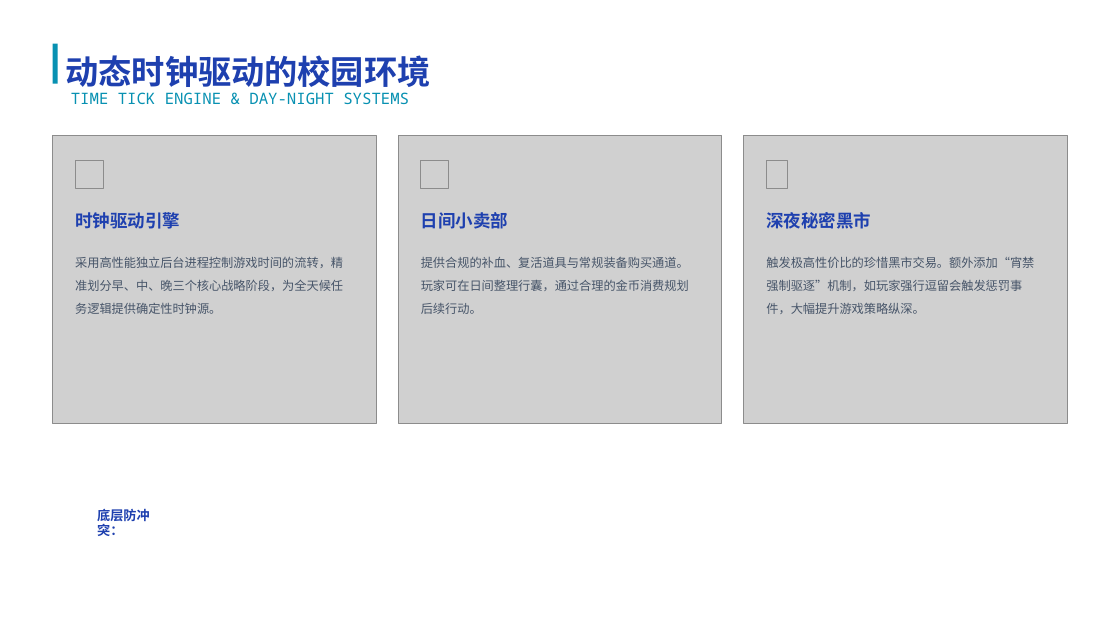
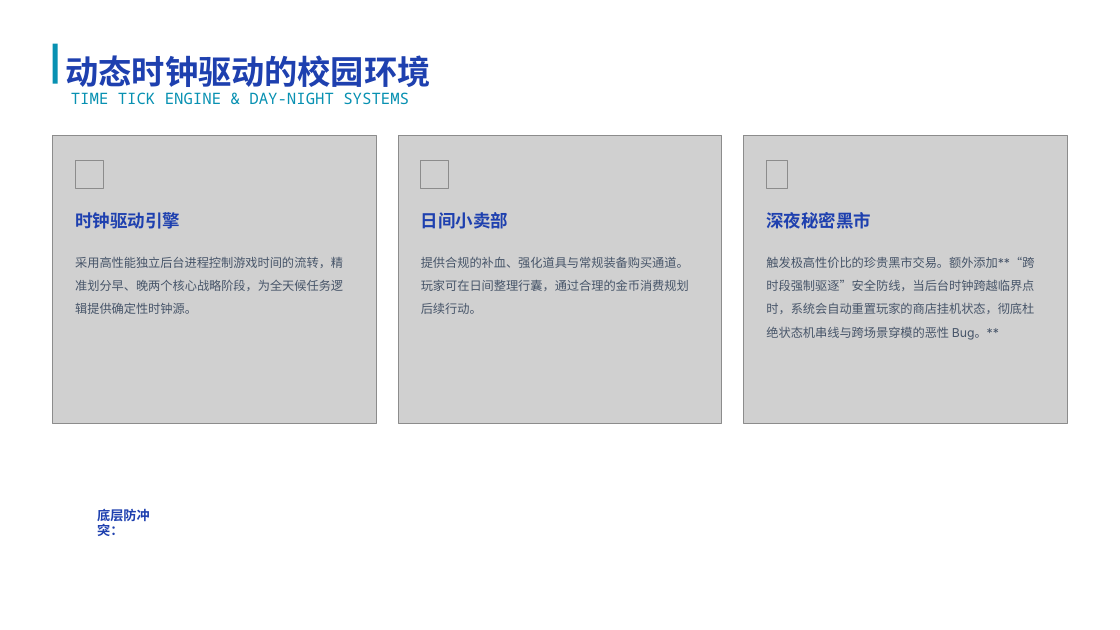
Before and after one commit to luqie0106/CampusRPG_Simultaneously, a slide deck: slide 6 of 校园RPG：大学生存物语项目答辩.pptx. Drawn at 1120x630 pixels with LibreOffice and Linux fonts; fonts in the diff are those of the drawing; grey boxes stand for pictures; background and template pictures are left out. Boxes give left, top, right and bottom in pixels: in the first picture for what was removed or moved away, otherwise in the second. Text is boxed around its words. In the diff, an @@ line names an element or a change of style, - is before the commit and + after.

```diff
--- a/校园RPG：大学生存物语项目答辩.pptx
+++ b/校园RPG：大学生存物语项目答辩.pptx
@@ text at (75, 257, 343, 314): text changed @@
-采用高性能独立后台进程控制游戏时间的流转，精准划分早、中、晚三个核心战略阶段，为全天候任务逻辑提供确定性时钟源。
+采用高性能独立后台进程控制游戏时间的流转，精准划分早、晚两个核心战略阶段，为全天候任务逻辑提供确定性时钟源。
@@ text at (421, 257, 689, 314): text changed @@
-提供合规的补血、复活道具与常规装备购买通道。玩家可在日间整理行囊，通过合理的金币消费规划后续行动。
+提供合规的补血、强化道具与常规装备购买通道。玩家可在日间整理行囊，通过合理的金币消费规划后续行动。
@@ text at (766, 257, 1034, 340): text changed @@
-触发极高性价比的珍惜黑市交易。额外添加“宵禁强制驱逐”机制，如玩家强行逗留会触发惩罚事件，大幅提升游戏策略纵深。
+触发极高性价比的珍贵黑市交易。额外添加**“跨时段强制驱逐”安全防线，当后台时钟跨越临界点时，系统会自动重置玩家的商店挂机状态，彻底杜绝状态机串线与跨场景穿模的恶性 Bug。**
```
Also in this commit, not shown: 10 other slides changed, 1 slide added, 2 slides removed.
